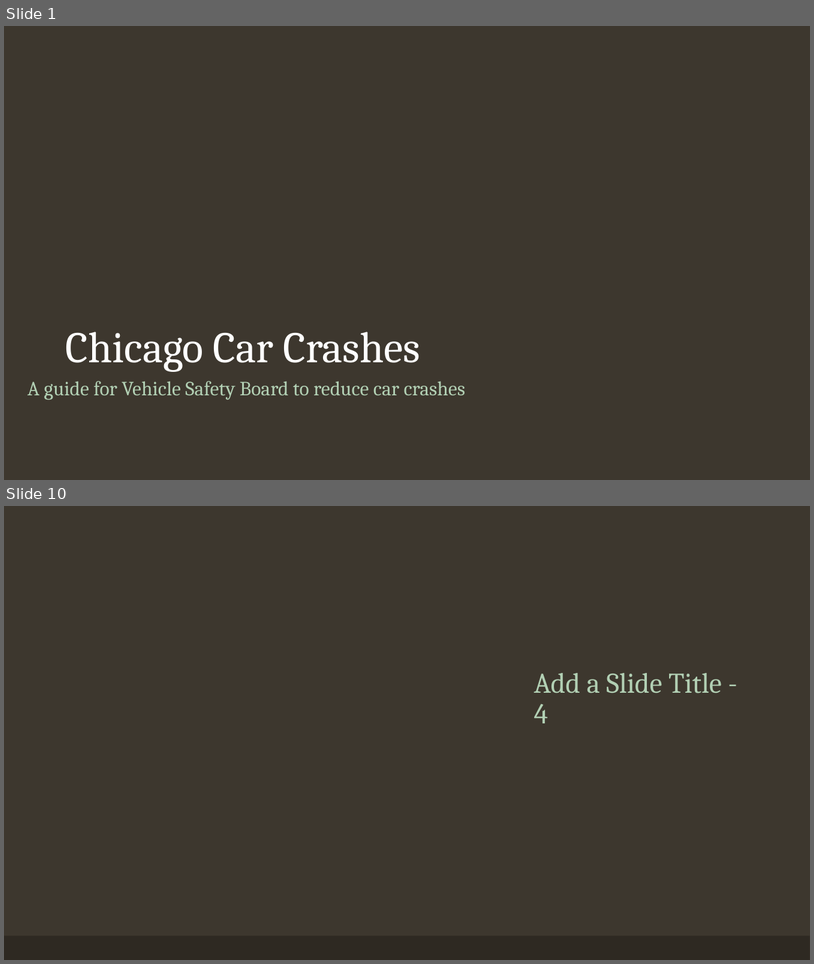
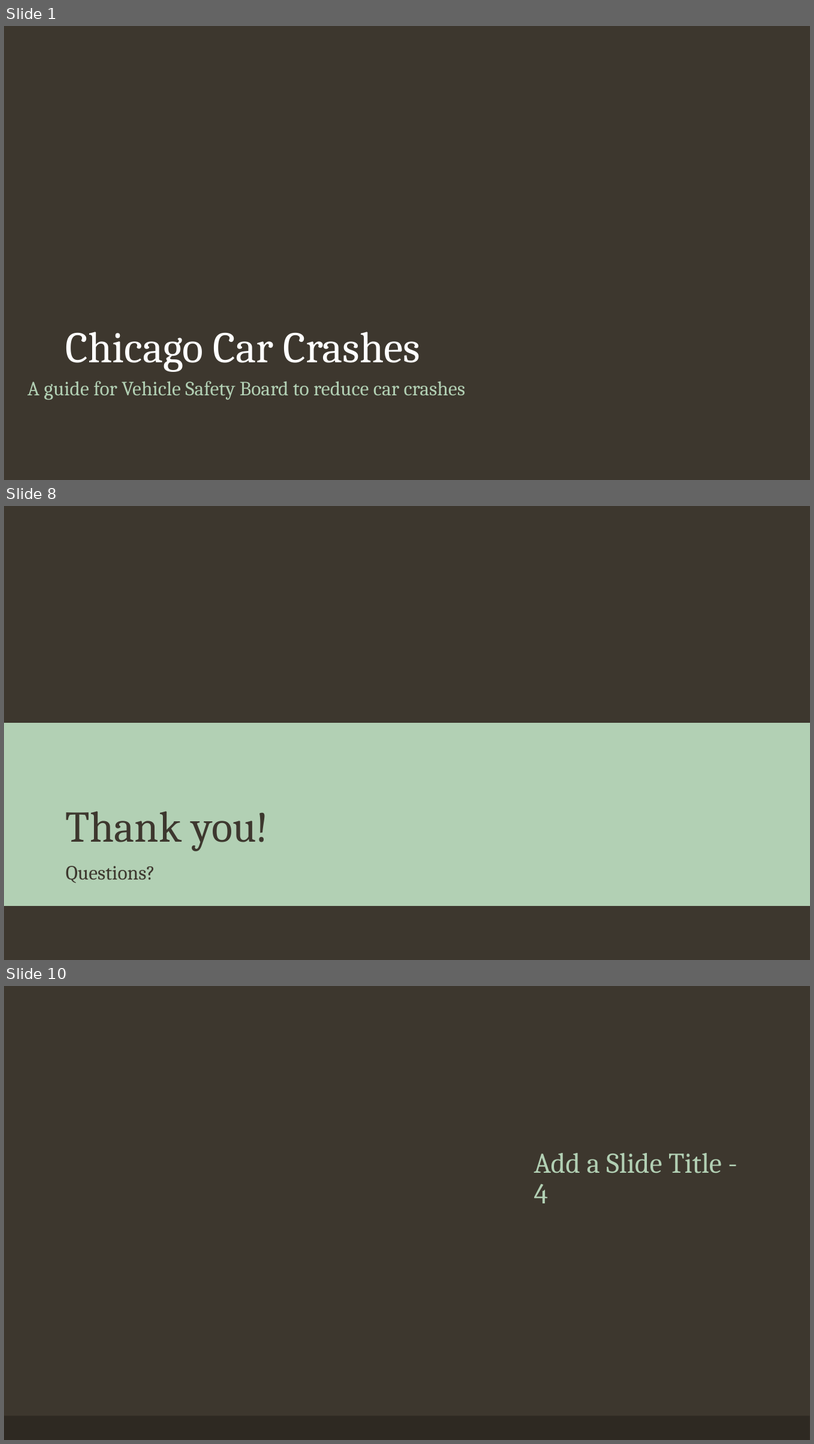
Before and after one commit to vinayakmodgil/Car-crash-prediction-in-Chicago, a slide deck: chicago.pptm. Shown one above the other, each under a label of ours: slides 1 and 10 before the commit, slides 1, 8 and 10 after it; the slides between them are not shown. The pictures are 814x964 and 814x1444 pixels, drawn with LibreOffice and Linux fonts; fonts in the diff are those of the drawing; background and template pictures are left out. Boxes give left, top, right and bottom in pixels: in the first picture for what was removed or moved away, otherwise in the second. Text is boxed around its words. In the diff, an @@ line names an element or a change of style, - is before the commit and + after.

```diff
--- a/chicago.pptm
+++ b/chicago.pptm
@@ slide 8 added at [4,506,810,960], background picture (left out) @@
@@ rectangle added at [4,723,810,905], fill #B2D0B4 @@
@@ title added at [66,811,269,851], 52 pt, text #3D372E @@
+Thank you!
@@ text added at [66,865,155,883], 24 pt, text #3D372E @@
+Questions?
```
Also in this commit, not shown: 1 slide changed, 6 other slides added, 7 slides removed, 1 other file.
